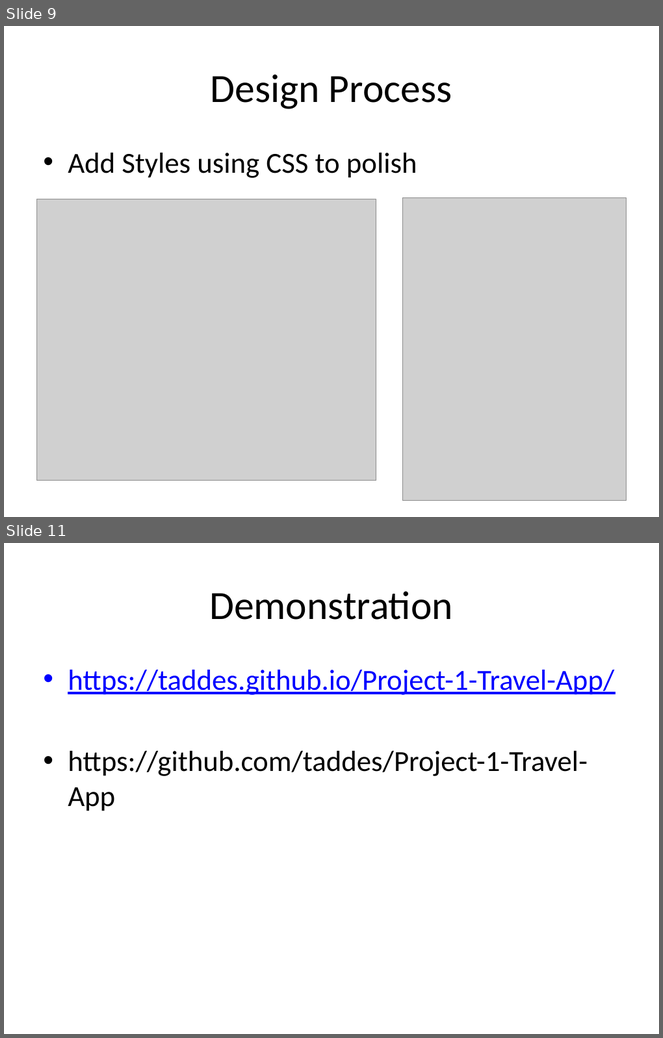
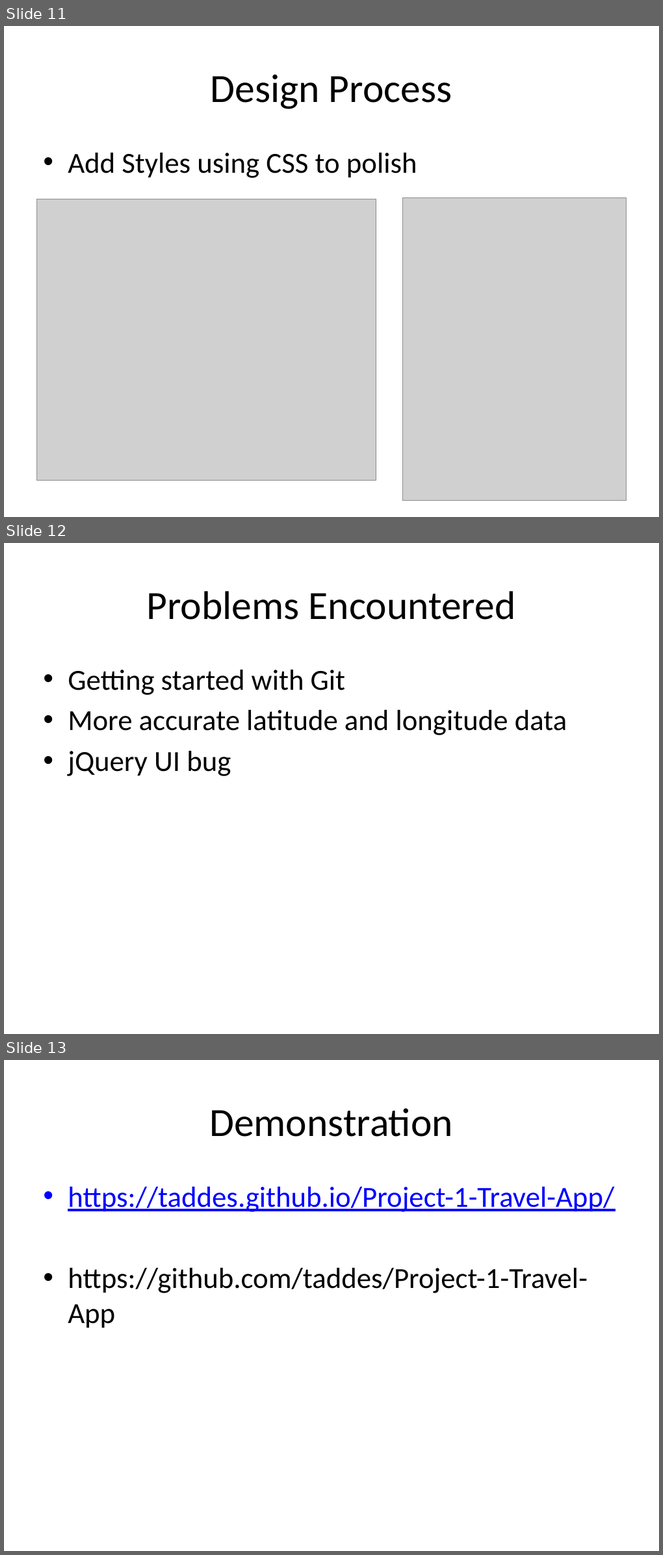
Before and after one commit to taddes/Project-1-Travel-App, a slide deck: Presentation1MyTravel.pptx. Shown one above the other, each under a label of ours: slides 9 and 11 before the commit, slides 11, 12 and 13 after it; the slides between them are not shown. The pictures are 663x1038 and 663x1555 pixels, drawn with LibreOffice and Linux fonts; fonts in the diff are those of the drawing; grey boxes stand for pictures; background and template pictures are left out. Boxes give left, top, right and bottom in pixels: in the first picture for what was removed or moved away, otherwise in the second. Text is boxed around its words. In the diff, an @@ line names an element or a change of style, - is before the commit and + after.

```diff
--- a/Presentation1MyTravel.pptx
+++ b/Presentation1MyTravel.pptx
@@ slide 12 added at [4, 543, 659, 1034], background picture (left out) @@
@@ title added at [147, 591, 516, 620], 44 pt, text #000000 @@
+Problems Encountered
@@ text added at [68, 670, 568, 776], 32 pt, text #000000 @@
+• Getting started with Git
+• More accurate latitude and longitude data
+• jQuery UI bug
@@ what was slide 9 is now slide 11 @@
@@ what was slide 11 is now slide 13 @@
```
Also in this commit, not shown: 3 slides changed, 2 other slides added, 1 slide removed.
